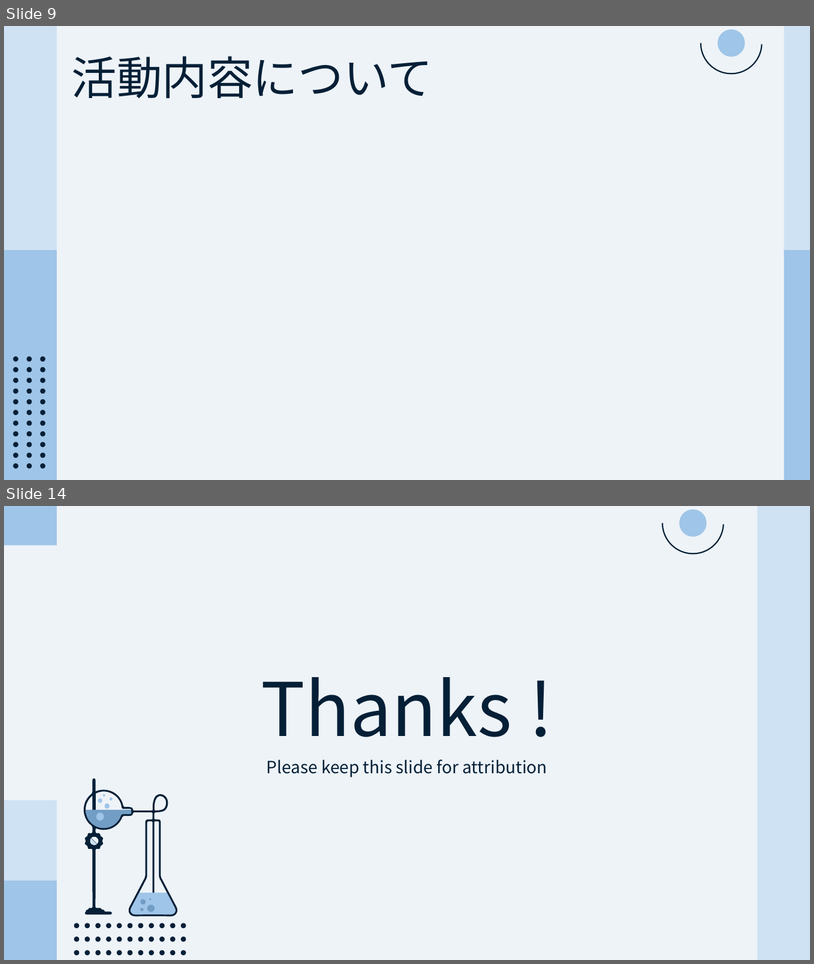
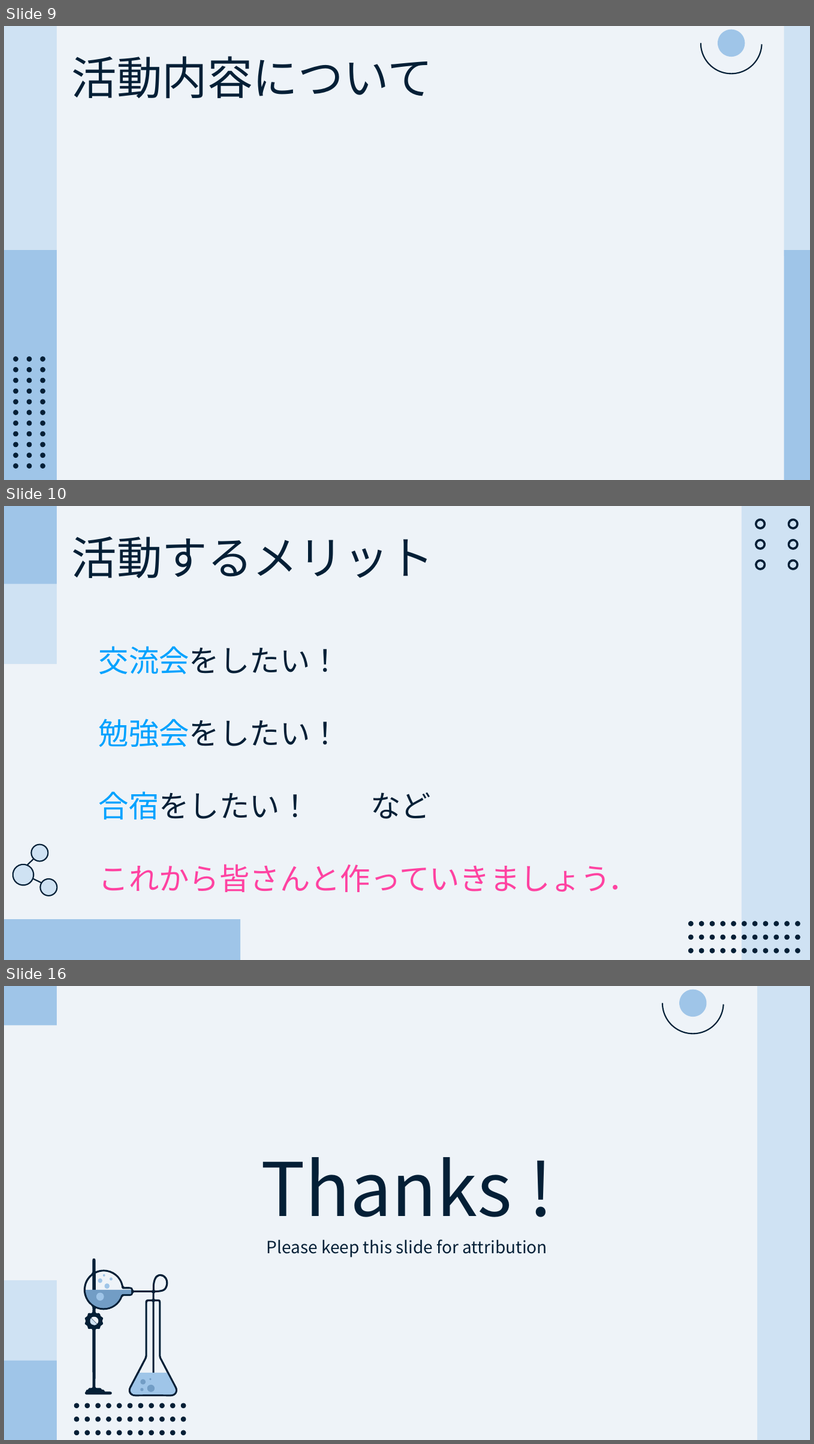
Before and after one commit to CL-ken/CL-ken.github.io, a slide deck: 2025/25_サークル説明.pptx. Shown one above the other, each under a label of ours: slides 9 and 14 before the commit, slides 9, 10 and 16 after it; the slides between them are not shown. The pictures are 814x964 and 814x1444 pixels, drawn with LibreOffice and Linux fonts; fonts in the diff are those of the drawing. Boxes give left, top, right and bottom in pixels: in the first picture for what was removed or moved away, otherwise in the second. Text is boxed around its words. In the diff, an @@ line names an element or a change of style, - is before the commit and + after.

```diff
--- a/2025/25_サークル説明.pptx
+++ b/2025/25_サークル説明.pptx
@@ slide 10 added at bbox=[4, 506, 810, 960], background #EEF3F8 @@
@@ rectangle added at bbox=[4, 506, 57, 584], fill #9FC5E8 @@
@@ rectangle added at bbox=[742, 506, 810, 960], fill #CFE2F3 @@
@@ group added at bbox=[689, 519, 801, 953]: 33 ellipses, 1 freeform shape @@
@@ text added at bbox=[71, 537, 434, 578], 54 pt, text #041F36 @@
+活動するメリット
@@ rectangle added at bbox=[4, 584, 57, 664], fill #CFE2F3 @@
@@ text added at bbox=[99, 646, 639, 892], 36 pt, text #FF42A1 @@
+交流会をしたい！
+勉強会をしたい！
+合宿をしたい！ など
+これから皆さんと作っていきましょう．
@@ group added at bbox=[10, 841, 60, 899]: 3 ellipses, 2 lines @@
@@ rectangle added at bbox=[4, 919, 240, 960], fill #9FC5E8 @@
@@ what was slide 14 is now slide 16 @@
```
Also in this commit, not shown: 10 slides changed, 1 other slide added.
